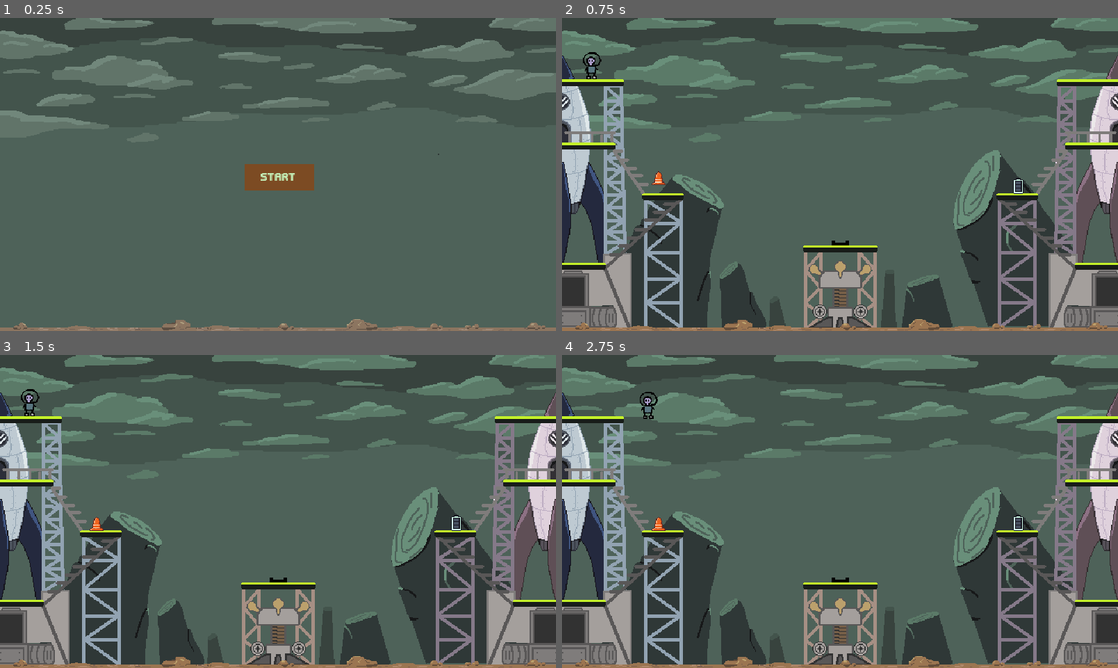
Above: before the commit, frames 1-4 (two rows, left to right).
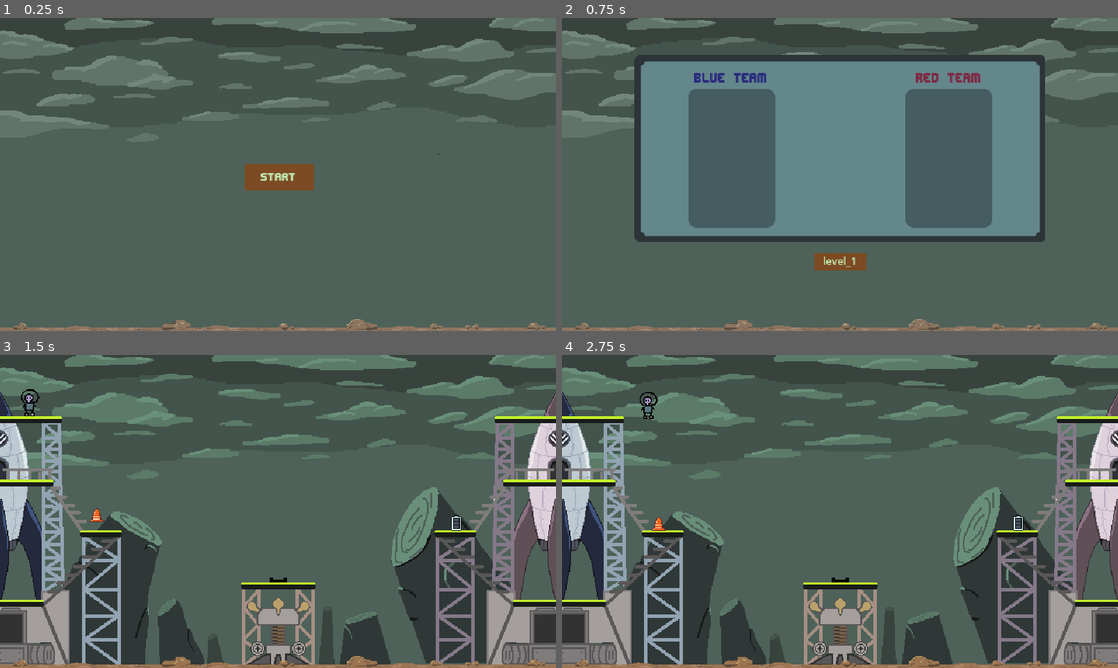
Above: after the commit, the same moments.

Repository: a-fluke/team_arcade_game
Game: Godot game, scene res://scenes/game.tscn
The game is run twice, just before and just after one commit, with the same random seed, the same clock (stepped at 60 frames per second) and the same inputs.
Inputs (mouse positions are in pixels of both pictures, inside the frame that each line leads up to):
- Up to frame 1 (0.25 s): no input
- Up to frame 2 (0.75 s): click "Start" at 0.5 s
- Up to frame 3 (1.5 s): click (278, 599) at 1.25 s, where only the run after the commit has a clickable "level_1"
- Up to frame 4 (2.75 s): tap Enter at 2 s; hold D (right) from 2.03 s (still down); tap E (item) at 2.1 s; tap Space (jump) at 2.27 s

The runs differ from the first frame. In frame 1, less than 0.1% of the frame differs, in the area x 44-57%, y 46-56%; in frame 2, 56%, in the area x 0-100%, y 10-99%; in frame 3, 0.1%; in frame 4, nothing differs.

Commit message:
simple menu navigation

Diff:
--- a/scenes/menu.tscn
+++ b/scenes/menu.tscn
@@ -6,12 +6,24 @@
 
 [sub_resource type="StyleBoxFlat" id="StyleBoxFlat_a8g85"]
 bg_color = Color(0.854902, 0.568627, 0.34902, 1)
+corner_radius_top_left = 2
+corner_radius_top_right = 2
+corner_radius_bottom_right = 2
+corner_radius_bottom_left = 2
 
 [sub_resource type="StyleBoxFlat" id="StyleBoxFlat_di44t"]
 bg_color = Color(0.855437, 0.569749, 0.347854, 1)
+corner_radius_top_left = 2
+corner_radius_top_right = 2
+corner_radius_bottom_right = 2
+corner_radius_bottom_left = 2
 
 [sub_resource type="StyleBoxFlat" id="StyleBoxFlat_v6a8m"]
 bg_color = Color(0.487585, 0.292319, 0.137444, 1)
+corner_radius_top_left = 2
+corner_radius_top_right = 2
+corner_radius_bottom_right = 2
+corner_radius_bottom_left = 2
 
 [node name="menu" type="Node2D"]
 script = ExtResource("1_ou7hj")
--- a/scenes/player_select.tscn
+++ /dev/null
@@ -1,62 +0,0 @@
-[gd_scene load_steps=5 format=3 uid="uid://bml8fgv50q0gv"]
-
-[ext_resource type="Texture2D" uid="uid://da5mn0iisryi1" path="res://assets/bkgd_empty.png" id="1_o7htk"]
-[ext_resource type="Texture2D" uid="uid://c8dcs5jtoysvd" path="res://assets/window_trimmedt-sheet.png" id="2_w67yh"]
-[ext_resource type="FontFile" uid="uid://d0u8jmefifmwx" path="res://fonts/edit-undo/editundo.ttf" id="3_e04es"]
-
-[sub_resource type="StyleBoxFlat" id="StyleBoxFlat_tek2c"]
-bg_color = Color(0.2698, 0.365307, 0.38, 1)
-corner_radius_top_left = 10
-corner_radius_top_right = 10
-corner_radius_bottom_right = 10
-corner_radius_bottom_left = 10
-
-[node name="player_select" type="Node2D"]
-
-[node name="bkgd" type="Sprite2D" parent="."]
-position = Vector2(320, 180)
-texture = ExtResource("1_o7htk")
-
-[node name="window" type="Sprite2D" parent="."]
-position = Vector2(320, 180)
-texture = ExtResource("2_w67yh")
-
-[node name="HBoxContainer" type="HBoxContainer" parent="."]
-offset_left = 120.0
-offset_top = 90.0
-offset_right = 520.0
-offset_bottom = 271.0
-theme_override_constants/separation = 150
-alignment = 1
-
-[node name="VBoxContainer3" type="VBoxContainer" parent="HBoxContainer"]
-layout_mode = 2
-
-[node name="Red Team" type="Label" parent="HBoxContainer/VBoxContainer3"]
-layout_mode = 2
-theme_override_colors/font_color = Color(0.1666, 0.17199, 0.49, 1)
-theme_override_fonts/font = ExtResource("3_e04es")
-theme_override_font_sizes/font_size = 18
-text = "Blue Team"
-horizontal_alignment = 1
-
-[node name="Panel2" type="Panel" parent="HBoxContainer/VBoxContainer3"]
-custom_minimum_size = Vector2(100, 160)
-layout_mode = 2
-theme_override_styles/panel = SubResource("StyleBoxFlat_tek2c")
-
-[node name="VBoxContainer2" type="VBoxContainer" parent="HBoxContainer"]
-layout_mode = 2
-
-[node name="Red Team" type="Label" parent="HBoxContainer/VBoxContainer2"]
-layout_mode = 2
-theme_override_colors/font_color = Color(0.489351, 0.165665, 0.26687, 1)
-theme_override_fonts/font = ExtResource("3_e04es")
-theme_override_font_sizes/font_size = 18
-text = "Red Team"
-horizontal_alignment = 1
-
-[node name="Panel2" type="Panel" parent="HBoxContainer/VBoxContainer2"]
-custom_minimum_size = Vector2(100, 160)
-layout_mode = 2
-theme_override_styles/panel = SubResource("StyleBoxFlat_tek2c")
--- /dev/null
+++ b/scenes/selection_menu.tscn
@@ -0,0 +1,86 @@
+[gd_scene load_steps=7 format=3 uid="uid://bml8fgv50q0gv"]
+
+[ext_resource type="Script" path="res://scripts/selection_menu.gd" id="1_b3e6n"]
+[ext_resource type="Texture2D" uid="uid://da5mn0iisryi1" path="res://assets/bkgd_empty.png" id="1_hguiy"]
+[ext_resource type="Texture2D" uid="uid://c8dcs5jtoysvd" path="res://assets/window_trimmedt-sheet.png" id="2_4n3eq"]
+[ext_resource type="FontFile" uid="uid://d0u8jmefifmwx" path="res://fonts/edit-undo/editundo.ttf" id="3_1h2f4"]
+
+[sub_resource type="StyleBoxFlat" id="StyleBoxFlat_tek2c"]
+bg_color = Color(0.2698, 0.365307, 0.38, 1)
+corner_radius_top_left = 10
+corner_radius_top_right = 10
+corner_radius_bottom_right = 10
+corner_radius_bottom_left = 10
+
+[sub_resource type="StyleBoxFlat" id="StyleBoxFlat_ig6ly"]
+bg_color = Color(0.486275, 0.294118, 0.137255, 1)
+
+[node name="selection_menu" type="Node2D"]
+script = ExtResource("1_b3e6n")
+
+[node name="bkgd" type="Sprite2D" parent="."]
+position = Vector2(320, 180)
+texture = ExtResource("1_hguiy")
+
+[node name="player_select" type="Node2D" parent="."]
+position = Vector2(320, 150)
+
+[node name="window" type="Sprite2D" parent="player_select"]
+texture = ExtResource("2_4n3eq")
+
+[node name="HBoxContainer" type="HBoxContainer" parent="player_select"]
+offset_left = -200.0
+offset_top = -90.0
+offset_right = 200.0
+offset_bottom = 91.0
+theme_override_constants/separation = 150
+alignment = 1
+
+[node name="VBoxContainer3" type="VBoxContainer" parent="player_select/HBoxContainer"]
+layout_mode = 2
+
+[node name="Red Team" type="Label" parent="player_select/HBoxContainer/VBoxContainer3"]
+layout_mode = 2
+theme_override_colors/font_color = Color(0.1666, 0.17199, 0.49, 1)
+theme_override_fonts/font = ExtResource("3_1h2f4")
+theme_override_font_sizes/font_size = 18
+text = "Blue Team"
+horizontal_alignment = 1
+
+[node name="Panel2" type="Panel" parent="player_select/HBoxContainer/VBoxContainer3"]
+custom_minimum_size = Vector2(100, 160)
+layout_mode = 2
+theme_override_styles/panel = SubResource("StyleBoxFlat_tek2c")
+
+[node name="VBoxContainer2" type="VBoxContainer" parent="player_select/HBoxContainer"]
+layout_mode = 2
+
+[node name="Red Team" type="Label" parent="player_select/HBoxContainer/VBoxContainer2"]
+layout_mode = 2
+theme_override_colors/font_color = Color(0.489351, 0.165665, 0.26687, 1)
+theme_override_fonts/font = ExtResource("3_1h2f4")
+theme_override_font_sizes/font_size = 18
+text = "Red Team"
+horizontal_alignment = 1
+
+[node name="Panel2" type="Panel" parent="player_select/HBoxContainer/VBoxContainer2"]
+custom_minimum_size = Vector2(100, 160)
+layout_mode = 2
+theme_override_styles/panel = SubResource("StyleBoxFlat_tek2c")
+
+[node name="level_select" type="Node2D" parent="."]
+position = Vector2(320, 280)
+
+[node name="Button" type="Button" parent="level_select"]
+offset_left = -30.0
+offset_top = -10.0
+offset_right = 30.0
+offset_bottom = 10.0
+theme_override_colors/font_hover_color = Color(0.576471, 0.788235, 0.501961, 1)
+theme_override_colors/font_pressed_color = Color(0.576471, 0.788235, 0.501961, 1)
+theme_override_colors/font_color = Color(0.756863, 0.917647, 0.701961, 1)
+theme_override_font_sizes/font_size = 12
+theme_override_styles/normal = SubResource("StyleBoxFlat_ig6ly")
+text = "level_1"
+
+[connection signal="pressed" from="level_select/Button" to="." method="_on_button_pressed"]
--- a/scripts/game.gd
+++ b/scripts/game.gd
@@ -1,19 +1,14 @@
 extends Node2D
 
 const MAIN_MENU = preload("res://scenes/menu.tscn")
+const SELECTION_MENU = preload("res://scenes/selection_menu.tscn")
 
 func _ready() -> void:
 	load_main_menu()
 
 
-func load_main_menu():
-	var menu = MAIN_MENU.instantiate()
-	menu.start_pressed.connect(_on_start_pressed)
-	$Menu_Container.add_child(menu)
-
-
-func load_level(path: String):
-	# Remove menu
+func unload():
+		# Remove menu
 	for child in $Menu_Container.get_children():
 		child.queue_free()
 
@@ -21,10 +16,30 @@
 	for child in $Level_Container.get_children():
 		child.queue_free()
 
+func load_main_menu():
+	unload()
+	var menu = MAIN_MENU.instantiate()
+	menu.start_pressed.connect(_on_start_pressed)
+	$Menu_Container.add_child(menu)
+
+
+func load_level(path: String):
+	unload()
 	# Add new level
 	var level = load(path).instantiate()
 	$Level_Container.add_child(level)
 
 
+func load_selection_menu():
+	unload()
+	var menu = SELECTION_MENU.instantiate()
+	menu.start_game_pressed.connect(_on_start_game_pressed)
+	$Menu_Container.add_child(menu)
+
+
 func _on_start_pressed():
-	load_level("res://scenes/level_1.tscn")
+	load_selection_menu()
+
+
+func _on_start_game_pressed():
+	load_level($Menu_Container/selection_menu.level_path)
--- /dev/null
+++ b/scripts/selection_menu.gd
@@ -0,0 +1,8 @@
+extends Node2D
+
+signal start_game_pressed
+
+var level_path : String = "res://scenes/level_1.tscn"
+
+func _on_button_pressed() -> void:
+	start_game_pressed.emit()
Not shown, changed: .DS_Store
